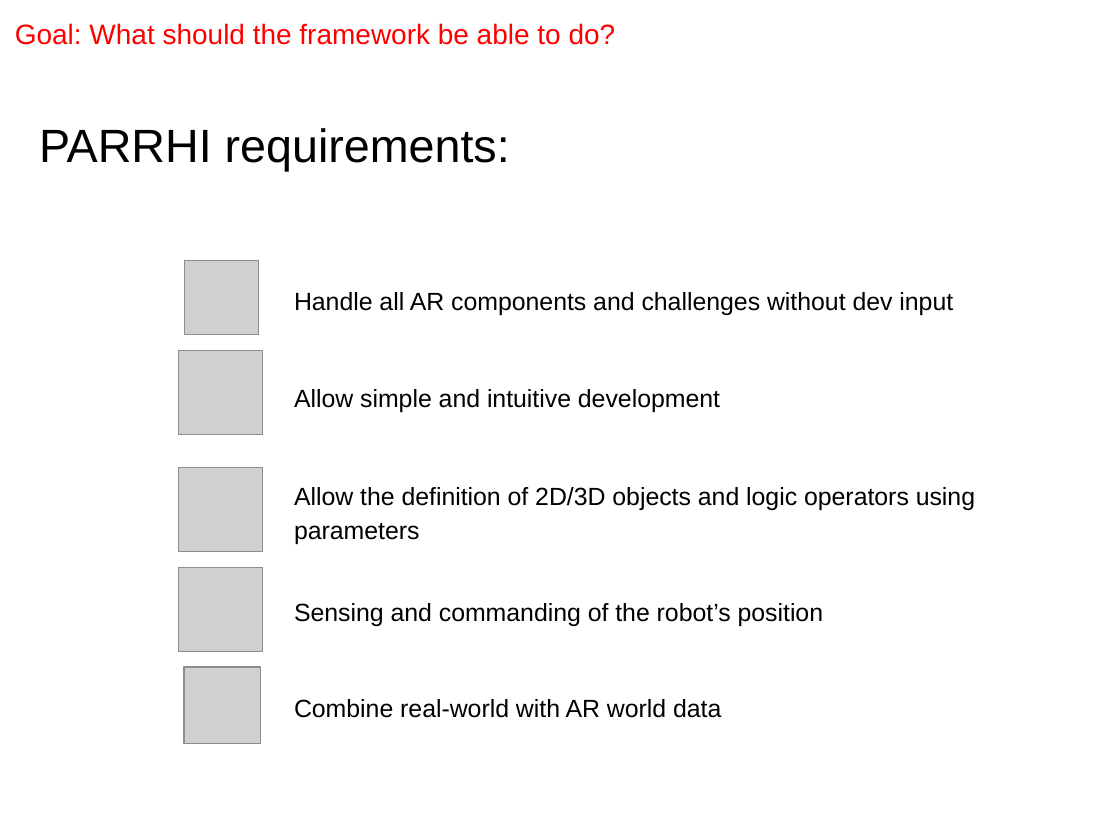
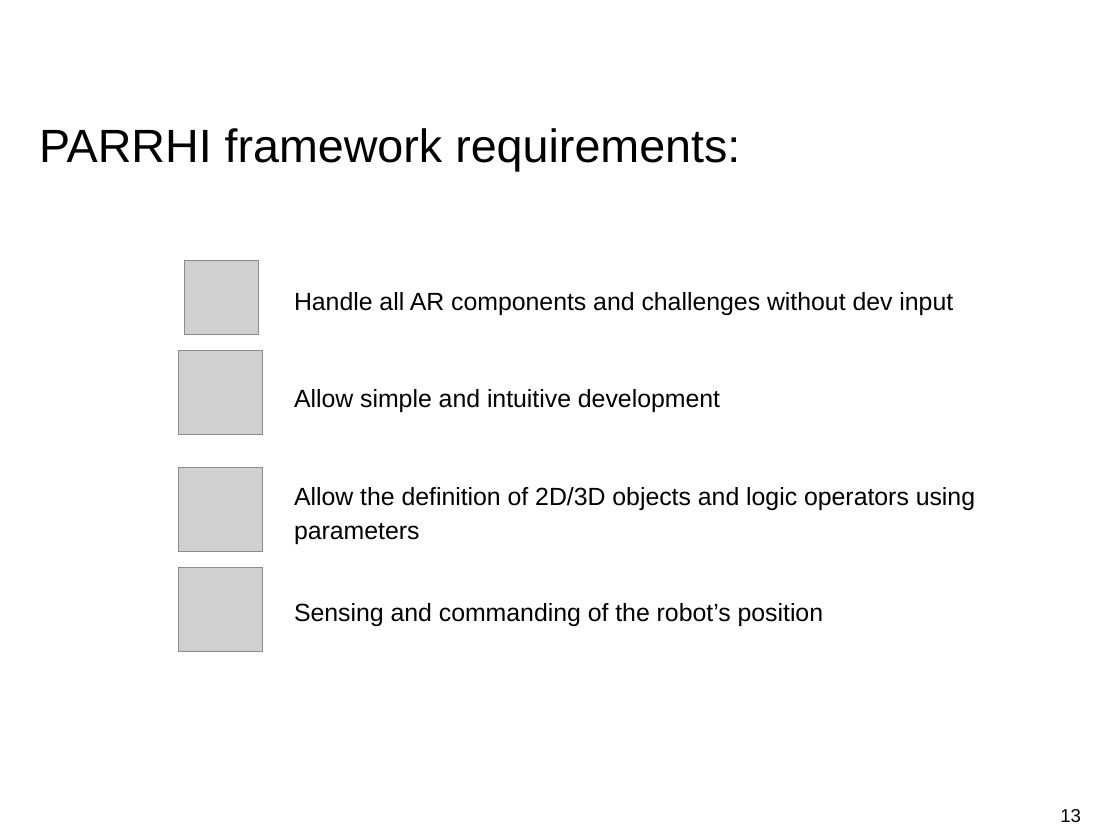
Before and after one commit to EricVoll/PARRHI, a slide deck: slide 13 of 05_Presentation/PARRHIPresentationv2.pptx (slide 12 before the commit). Drawn at 1120x840 pixels with LibreOffice and Linux fonts; fonts in the diff are those of the drawing; grey boxes stand for pictures; background and template pictures are left out. Boxes give left, top, right and bottom in pixels: in the first picture for what was removed or moved away, otherwise in the second. Text is boxed around its words. In the diff, an @@ line names an element or a change of style, - is before the commit and + after.

```diff
--- a/05_Presentation/PARRHIPresentationv2.pptx
+++ b/05_Presentation/PARRHIPresentationv2.pptx
@@ text removed at [15, 23, 616, 45] @@
-Goal: What should the framework be able to do?
@@ title at [39, 128, 740, 171]: text changed @@
-PARRHI requirements:
+PARRHI framework requirements:
@@ picture removed at [184, 668, 260, 744] @@
@@ text removed at [294, 699, 721, 718] @@
-Combine real-world with AR world data
@@ page number added at [1060, 809, 1081, 822], 12 pt, text #000000 @@
+13
```
Also in this commit, not shown: 25 other slides changed, 1 slide added, 13 other files.
